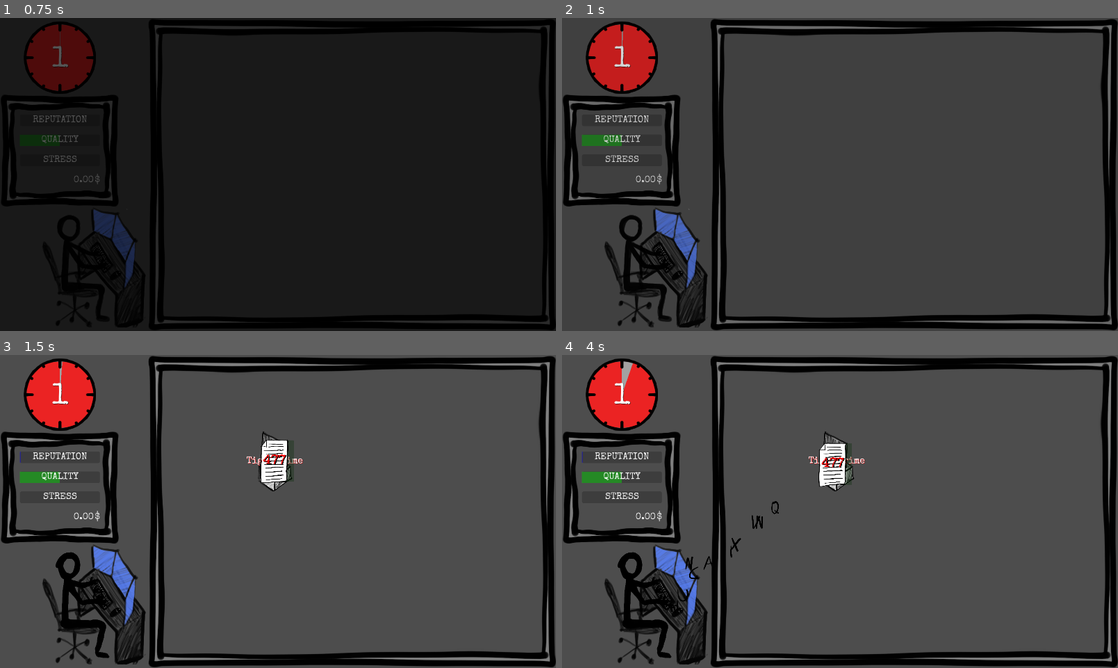
Above: before the commit, frames 1-4 (two rows, left to right).
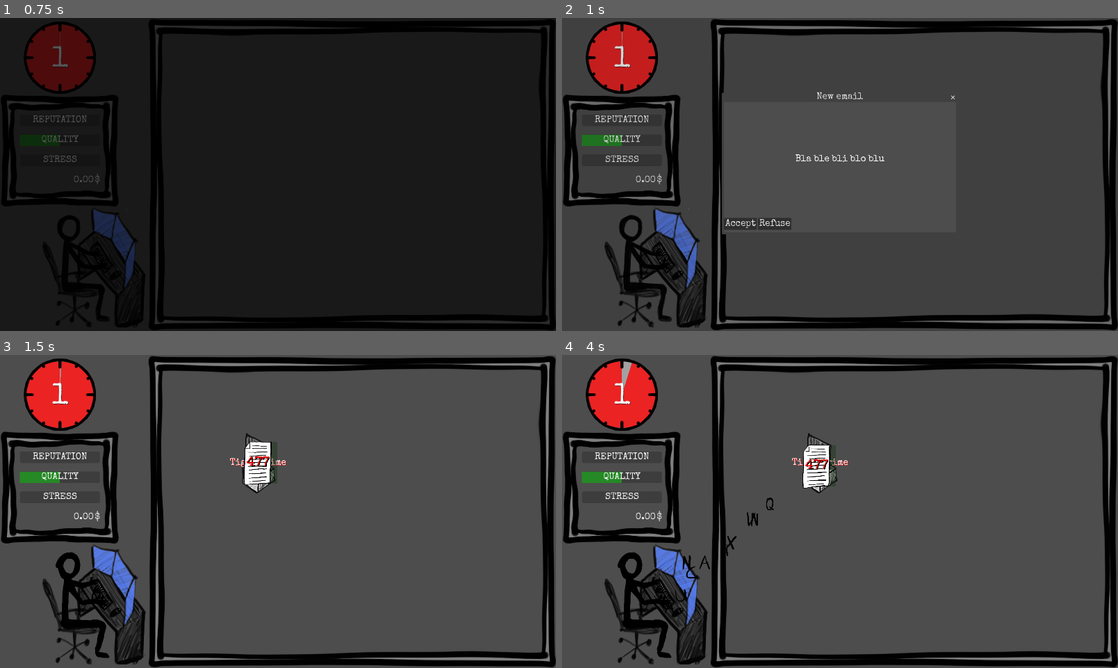
Above: after the commit, the same moments.

Repository: ildede/game-off-2025
Game: Godot game, scene res://scenes/ui/start_screen/start.tscn
Same seed, same stepped clock (60 frames per second), same inputs: the game is played once before the commit and once after it.
Inputs (mouse positions are in pixels of both pictures, inside the frame that each line leads up to; where the layout moved, square brackets give the same spot in the first picture):
- Up to frame 1 (0.75 s): click "START" at 0.5 s
- Up to frame 2 (1 s): no input
- Up to frame 3 (1.5 s): click "Accept" at 1.25 s
- Up to frame 4 (4 s): click (817, 461) [834, 461] at 2 s; click (817, 461) [834, 461] at 2.75 s; click (817, 461) [834, 461] at 3.5 s

Frame 1 is identical in both runs. In frame 2, 0.6% of the frame differs, in the area x 10-71%, y 4-70%; in frame 3, 1.2%; in frame 4, 1.6%, in the area x 3-55%, y 2-83%.

Commit message:
chore: set a global game_clock to centralize timers

Diff:
--- a/autoloads/client_data.gd
+++ b/autoloads/client_data.gd
@@ -23,9 +23,7 @@
 	if clients_data.is_empty():
 		return create_fallback_client()
 
-	var dict = clients_data[randi() % clients_data.size()]
-	print(dict)
-	return dict
+	return clients_data[randi() % clients_data.size()]
 
 func create_fallback_client() -> Models.ClientObject:
 	var fallback_client = Models.ClientObject.new()
--- a/autoloads/global.gd
+++ b/autoloads/global.gd
@@ -14,6 +14,7 @@
 signal ui_update
 
 @onready var game_state: Models.State = Models.State.new()
+var game_clock: Timer
 
 func _ready() -> void:
 	print("[GLOBAL] _ready")
@@ -27,6 +28,9 @@
 	update_money.connect(handle_update_money)
 	update_day_count.connect(handle_update_day_count)
 	game_over.connect(handle_game_over)
+
+func set_clock(timer: Timer):
+	game_clock = timer
 
 func handle_new_client_accepted(client: Models.ClientObject) -> void:
 	print("[GLOBAL] handle_new_client_accepted")
--- a/scenes/ui/clock/clock.gd
+++ b/scenes/ui/clock/clock.gd
@@ -1,21 +1,14 @@
 extends Control
 class_name Clock
 
-@onready var timer = $Timer
 @onready var progress = $TextureProgressBar
-
-signal end_of_the_day
 
 func _ready() -> void:
 	print("[CLOCK] _ready")
-	timer.start(Config.DAY_LENGHT_IN_SECONDS)
 	progress.value = 0
-	progress.max_value = timer.wait_time
+	progress.max_value = Config.DAY_LENGHT_IN_SECONDS
 	$DayCount.text = str(Global.game_state.current_day)
 
 func _process(_delta: float) -> void:
-	progress.value = timer.time_left
-
-func _on_timer_timeout() -> void:
-	end_of_the_day.emit()
-	$DayCount.text = str(Global.game_state.current_day)
+	if Global.game_clock is Timer:
+		progress.value = Global.game_clock.time_left
--- a/scenes/ui/game_information/game_information.gd
+++ b/scenes/ui/game_information/game_information.gd
@@ -1,9 +1,5 @@
 extends Control
 class_name GameInformation
-
-var money: float = 0
-
-signal end_of_the_day
 
 func _ready() -> void:
 	var state = Global.game_state
@@ -20,6 +16,3 @@
 	$InfoPanel/MarginContainer/GridContainer/StressLabel/StressBar.value = state.stress
 	$InfoPanel/MarginContainer/GridContainer/QualityLabel/QualityBar.value = state.quality
 	$InfoPanel/MarginContainer/GridContainer/GridContainer/Money.text = "%.2f" % state.money
-
-func _on_clock_end_of_the_day() -> void:
-	end_of_the_day.emit()
--- a/scenes/ui/game_information/game_information.tscn
+++ b/scenes/ui/game_information/game_information.tscn
@@ -150,5 +150,3 @@
 text = "$"
 horizontal_alignment = 2
 vertical_alignment = 1
-
-[connection signal="end_of_the_day" from="Clock" to="." method="_on_clock_end_of_the_day"]
--- a/scenes/ui/main_screen/main.gd
+++ b/scenes/ui/main_screen/main.gd
@@ -2,36 +2,43 @@
 class_name Main
 
 @onready var game_information: GameInformation = $GameInformation
-
+@onready var screen = get_viewport().get_visible_rect().size
 @onready var client_scene = preload("res://scenes/game/entities/client/client.tscn")
 
 func _ready() -> void:
 	print("[MAIN] _ready")
-	game_information.end_of_the_day.connect(handle_end_of_the_day)
+	Global.set_clock($GameClock)
 	Global.game_over.connect(handle_game_over)
 	for client_info in Global.game_state.clients:
-		add_new_client(client_info)
+		add_new_client_to_scene(client_info)
+	#$TaskSpawner.start(100)
+	if Global.game_state.current_day == 1:
+		$EventSpawner.start(0.2)
+	else:
+		$EventSpawner.start(Config.SECONDS_BETWEEN_EVENTS)
+
+	$GameClock.start(Config.DAY_LENGHT_IN_SECONDS)
+	$GameClock.timeout.connect(handle_end_of_the_day)
+
 	get_tree().paused = false
 
 func new_email_from_client() -> void:
 	print("[MAIN] new_email_from_client")
 	var client_info = ClientData.get_random_client()
-	print("client_info", client_info)
 	get_tree().paused = true
 	open_popup_message_for_new_client(client_info)
 
-func add_new_client(client_info: Models.ClientObject) -> void:
-	print("[MAIN] add_new_client")
+func _spawn_pending_tasks():
+	print("[MAIN] check {0} clients for spawing tasks".format([Global.game_state.clients.size()]))
+
+func add_new_client_to_scene(client_info: Models.ClientObject) -> void:
+	print("[MAIN] add_new_client_to_scene")
 	var client: ClientScene = client_scene.instantiate()
-	var screen = get_visible_screen()
+
 	var client_position = Vector2(randi_range(700, screen[0]-110), randi_range(140, screen[1]-160))
 	var translator_position = $Translator.global_position
 	client.initialize(client_position, translator_position, client_info)
 	add_child(client)
-
-func get_visible_screen() -> Vector2:
-	print("[MAIN] get_visible_screen")
-	return get_viewport().get_visible_rect().size
 
 func handle_end_of_the_day() -> void:
 	print("[MAIN] handle_end_of_the_day")
@@ -51,17 +58,14 @@
 	var accept_btn = CustomizablePopupMessage.PopupButton.new()
 	accept_btn.text = "Accept"
 	accept_btn.action = func():
-		print("client accpted")
-		Global.update_reputation.emit(1)
 		Global.new_client_accepted.emit(client)
-		add_new_client(client)
+		add_new_client_to_scene(client)
 		$EventSpawner.start(Config.SECONDS_BETWEEN_EVENTS)
 		get_tree().paused = false
 
 	var refuse_btn = CustomizablePopupMessage.PopupButton.new()
 	refuse_btn.text = "Refuse"
 	refuse_btn.action = func():
-		print("client refused")
 		$EventSpawner.start(Config.SECONDS_BETWEEN_EVENTS)
 		get_tree().paused = false
 
@@ -69,7 +73,6 @@
 	popup_data.buttons = btns
 
 	popup_data.on_close = func():
-		print("popup closed")
 		$EventSpawner.start(Config.SECONDS_BETWEEN_EVENTS)
 		get_tree().paused = false
 
--- a/scenes/ui/main_screen/main.tscn
+++ b/scenes/ui/main_screen/main.tscn
@@ -20,15 +20,18 @@
 [node name="Translator" parent="." instance=ExtResource("3_h2yge")]
 position = Vector2(336, 858)
 
-[node name="EventSpawner" type="Timer" parent="."]
-wait_time = 0.5
-one_shot = true
-autostart = true
-
 [node name="Invoices" parent="." instance=ExtResource("5_i25ov")]
 position = Vector2(80, 950)
 
 [node name="CustomPopupMessage" parent="." instance=ExtResource("6_5kqqw")]
 visible = false
 
+[node name="EventSpawner" type="Timer" parent="."]
+wait_time = 0.5
+
+[node name="GameClock" type="Timer" parent="."]
+
+[node name="TaskSpawner" type="Timer" parent="."]
+
 [connection signal="timeout" from="EventSpawner" to="." method="new_email_from_client"]
+[connection signal="timeout" from="TaskSpawner" to="." method="_spawn_pending_tasks"]
